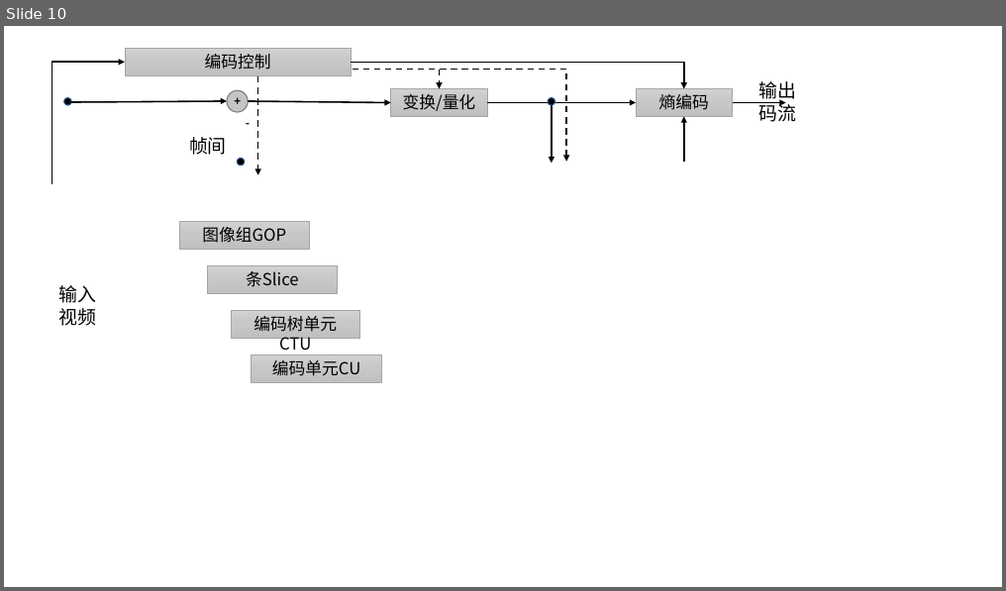
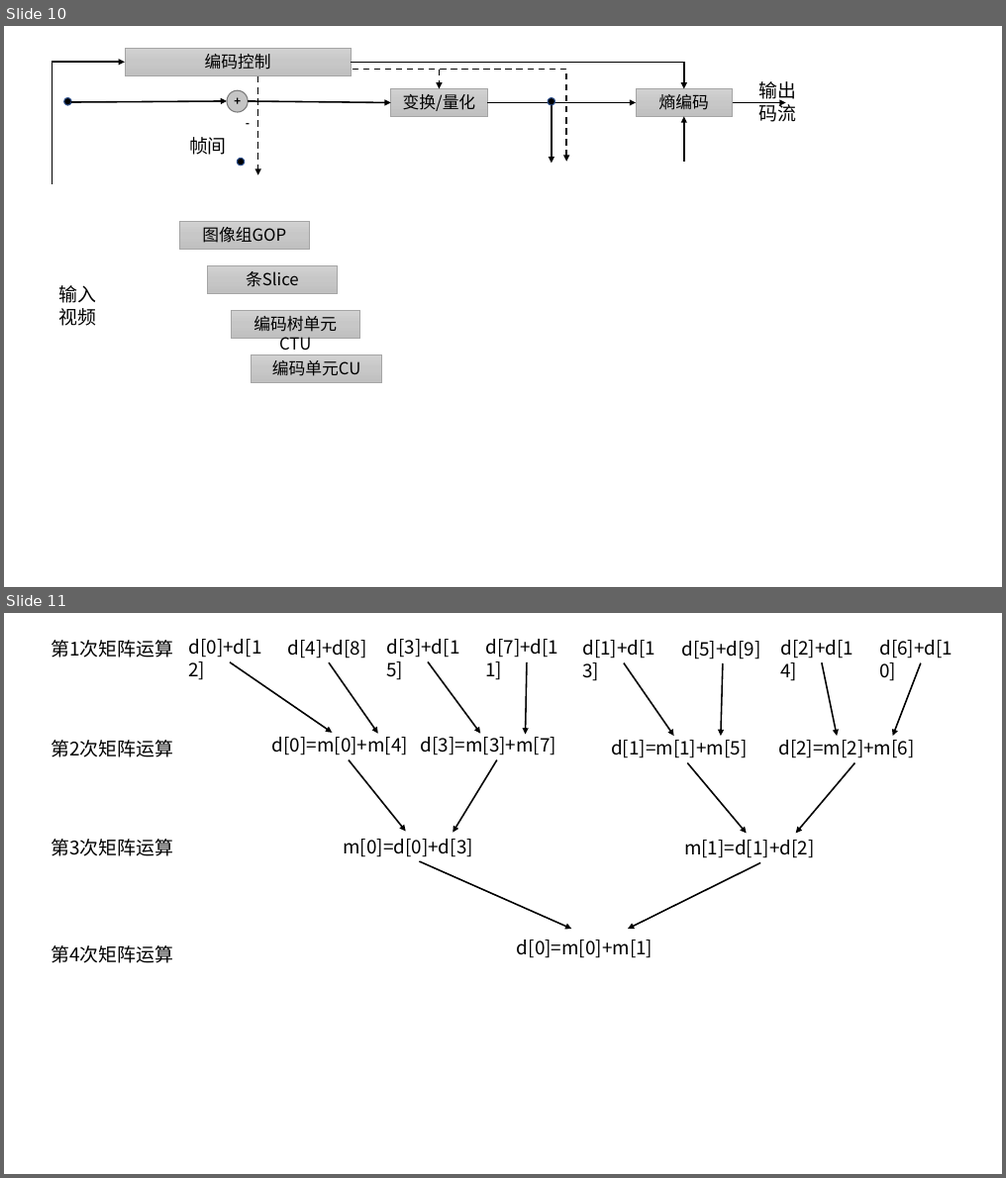
Before and after one commit to imdonnie/FinalProject, a slide deck: 图表素材.pptx. Shown one above the other, each under a label of ours: slide 10 before the commit, slides 10 and 11 after it. The pictures are 1006x591 and 1006x1178 pixels, drawn with LibreOffice and Linux fonts; fonts in the diff are those of the drawing. Boxes give left, top, right and bottom in pixels: in the first picture for what was removed or moved away, otherwise in the second. Text is boxed around its words. In the diff, an @@ line names an element or a change of style, - is before the commit and + after.

```diff
--- a/图表素材.pptx
+++ b/图表素材.pptx
@@ slide 11 added at [4, 613, 1002, 1174], background #FFFFFF @@
@@ text added at [51, 640, 173, 658], 18 pt, text #000000 @@
+第1次矩阵运算
@@ text added at [188, 639, 261, 658], 18 pt, text #000000 @@
+d[0]+d[12]
@@ text added at [287, 640, 366, 659], 18 pt, text #000000 @@
+d[4]+d[8]
@@ text added at [386, 639, 459, 658], 18 pt, text #000000 @@
+d[3]+d[15]
@@ text added at [485, 639, 558, 658], 18 pt, text #000000 @@
+d[7]+d[11]
@@ text added at [582, 640, 655, 659], 18 pt, text #000000 @@
+d[1]+d[13]
@@ text added at [681, 641, 760, 660], 18 pt, text #000000 @@
+d[5]+d[9]
@@ text added at [780, 640, 853, 659], 18 pt, text #000000 @@
+d[2]+d[14]
@@ text added at [879, 640, 952, 659], 18 pt, text #000000 @@
+d[6]+d[10]
@@ arrow added from (230, 663) to (332, 733), #000000 1.5 pt @@
@@ arrow added from (329, 663) to (378, 734), #000000 1.5 pt @@
@@ arrow added from (428, 662) to (481, 734), #000000 1.5 pt @@
@@ arrow added from (527, 663) to (525, 735), #000000 1.5 pt @@
@@ arrow added from (624, 663) to (674, 736), #000000 1.5 pt @@
@@ arrow added from (723, 663) to (721, 736), #000000 1.5 pt @@
@@ arrow added from (822, 663) to (838, 736), #000000 1.5 pt @@
@@ arrow added from (921, 663) to (893, 736), #000000 1.5 pt @@
@@ text added at [51, 740, 173, 758], 18 pt, text #000000 @@
+第2次矩阵运算
@@ text added at [272, 733, 408, 756], 18 pt, text #000000 @@
+d[0]=m[0]+m[4]
@@ arrow added from (349, 761) to (406, 832), #000000 1.5 pt @@
@@ text added at [421, 733, 556, 756], 18 pt, text #000000 @@
+d[3]=m[3]+m[7]
@@ arrow added from (497, 761) to (453, 833), #000000 1.5 pt @@
@@ text added at [611, 740, 746, 759], 18 pt, text #000000 @@
+d[1]=m[1]+m[5]
@@ text added at [778, 740, 914, 759], 18 pt, text #000000 @@
+d[2]=m[2]+m[6]
@@ arrow added from (687, 763) to (746, 833), #000000 1.5 pt @@
@@ arrow added from (855, 763) to (796, 833), #000000 1.5 pt @@
@@ text added at [51, 839, 173, 857], 18 pt, text #000000 @@
+第3次矩阵运算
@@ text added at [343, 839, 473, 858], 18 pt, text #000000 @@
+m[0]=d[0]+d[3]
@@ text added at [684, 840, 815, 859], 18 pt, text #000000 @@
+m[1]=d[1]+d[2]
@@ arrow added from (420, 861) to (571, 929), #000000 1.5 pt @@
@@ arrow added from (761, 863) to (628, 929), #000000 1.5 pt @@
@@ text added at [51, 946, 173, 963], 18 pt, text #000000 @@
+第4次矩阵运算
@@ text added at [517, 940, 652, 959], 18 pt, text #000000 @@
+d[0]=m[0]+m[1]
```
Also in this commit, not shown: 1 slide changed, 7 other slides added, 13 other files.
